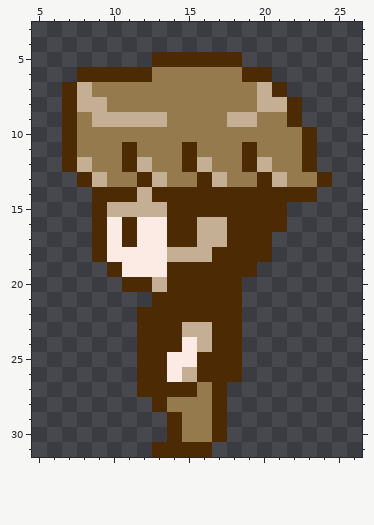
Pixel-art sprite, stored at OldSkull/Assets/Content/Gfx/characters/player.png. Above is the file before it was changed.
The file is 32x32 pixels. Shown: x 5..26, y 3..31.
The result:
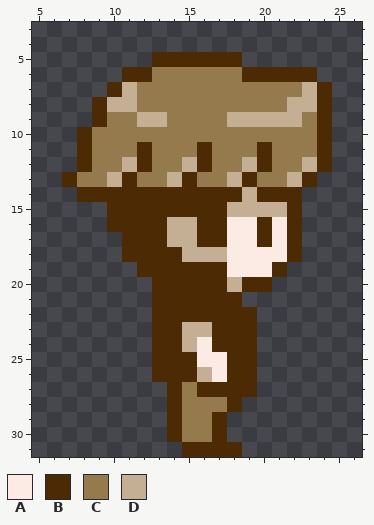
Palette (. is transparent): A #fceae4  B #4c2a04  C #947a4c  D #c4ae94
The commit says: arrumei erro no personagem
Difference:
y 6: x 8..10 BBB -> ...; x 21..23 ... -> BBB
y 7: x 7..11 BDCCC -> ...BD; x 20..24 DB... -> CCCDB
y 8: x 7..11 BDDCC -> ..BDD; x 20..24 DDB.. -> CCDDB
y 9: x 7..11 BCDDD -> ..BCC; x 20..24 CCB.. -> DDDCB
y 10: x 7..8 BC -> .B; x 23..24 B. -> CB
y 11: x 7..8 BC -> .B; x 11..12 BC -> CB; x 15..16 BC -> CB; x 19..20 BC -> CB; x 23..24 B. -> CB
y 12: x 7..8 BD -> .B; x 11..12 BD -> DB; x 15..16 BD -> DB; x 19..20 BD -> DB; x 23..24 B. -> DB
y 13: x 7..24 .BDCCBDCCBDCCBDCCB -> BCCDBCCDBCCDBCCDB.
y 14: x 8 . -> B; x 12 D -> B; x 19 B -> D; x 23 B -> .
y 15: x 9..13 BDDDD -> .BBBB; x 18..22 BBBB. -> DDDDB
y 16: x 9..10 BA -> .B; x 12..19 AABBDDBB -> BBDDBBAA; x 21..22 B. -> AB
y 17: x 9..10 BA -> ..; x 12..19 AABBDDBB -> BBDDBBAA; x 21..22 .. -> AB
y 18: x 9..14 BAAAAD -> ..BBBB; x 17..22 BBBB.. -> DAAAAB
y 19: x 10..13 BAAA -> ..BB; x 18..21 BB.. -> AAAB
y 20: x 11..13 BBD -> ..B; x 18..20 B.. -> DBB
y 22..23: x 12 B -> .; x 19 . -> B
y 24: x 12 B -> .; x 15..16 AD -> DA; x 19 . -> B
y 25: x 12 B -> .; x 14..17 AABB -> BBAA; x 19 . -> B
y 26: x 12 B -> .; x 14..17 ADBB -> BBDA; x 19 . -> B
y 27: x 12..13 BB -> ..; x 15..16 BC -> CB; x 18..19 .. -> BB
y 28: x 13..14 BC -> .B; x 17..18 B. -> CB
y 31: x 13..14 BB -> ..; x 17..18 .. -> BB
Changed places in both pictures, as pixel boxes (x1, y1, x2, y2):
changed: (62, 67, 332, 457)
